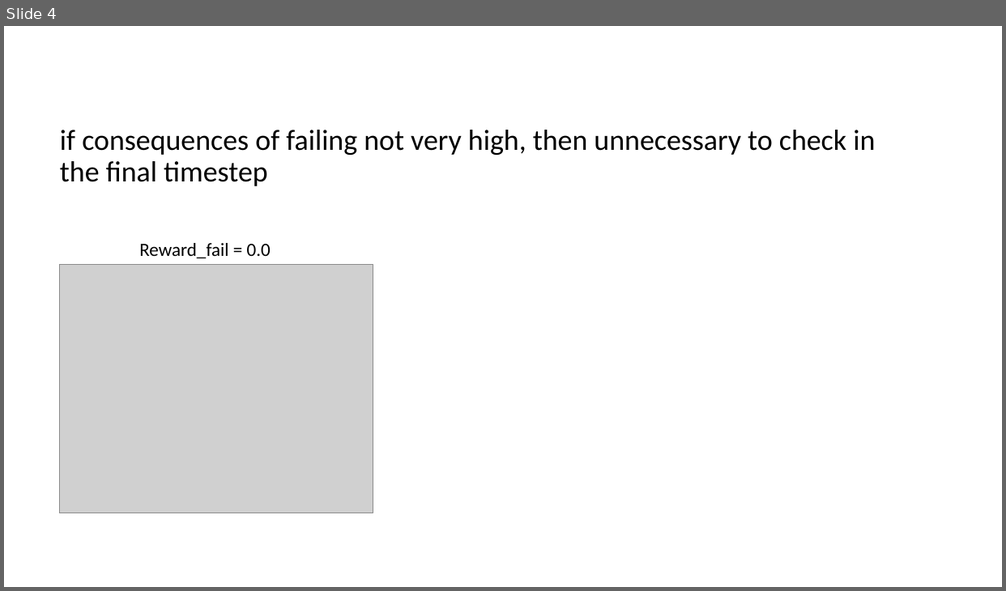
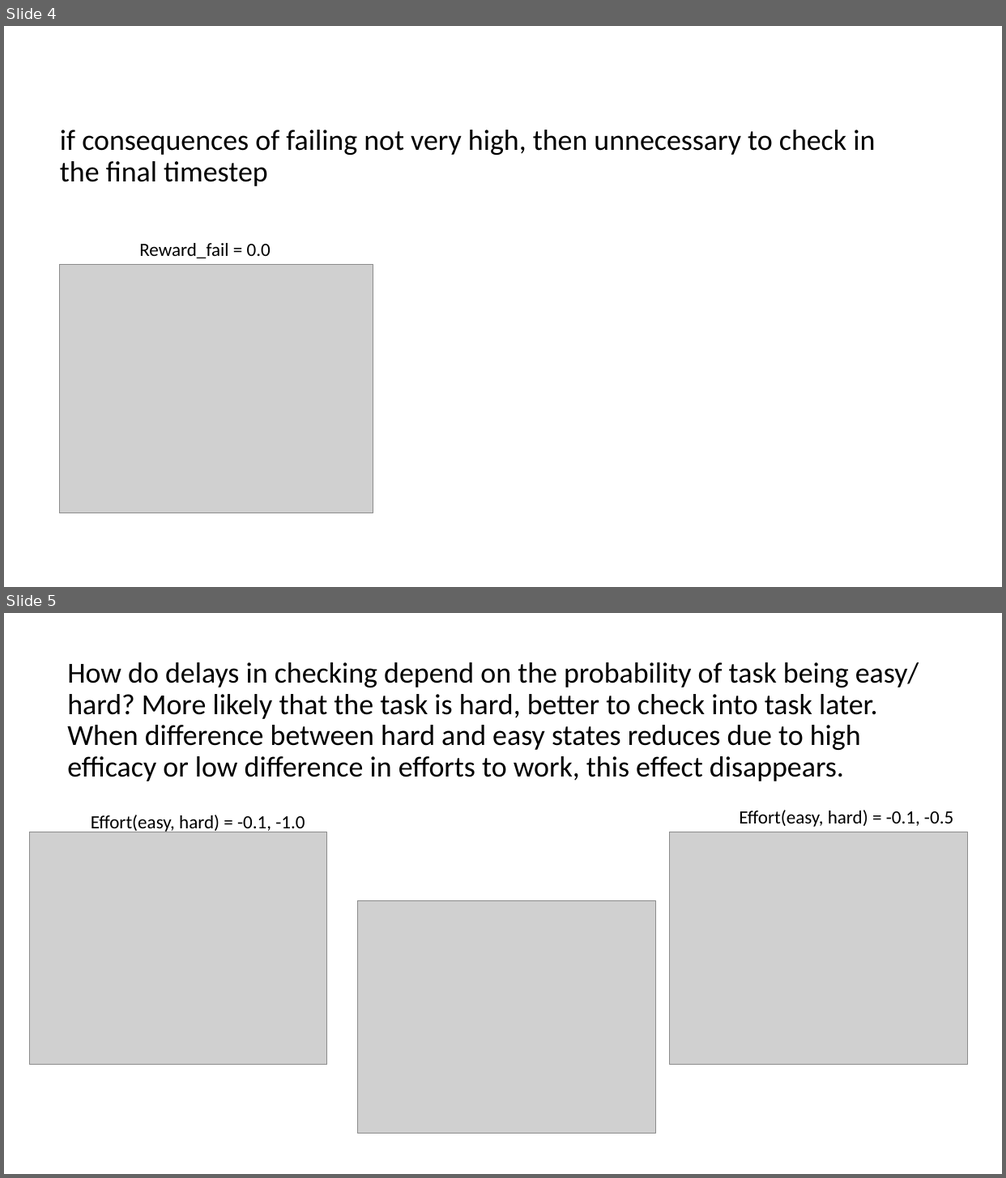
Before and after one commit to SahitiC/procrastination_code, a slide deck: results and plots/Planned _defections.pptx. Shown one above the other, each under a label of ours: slide 4 before the commit, slides 4 and 5 after it. The pictures are 1006x591 and 1006x1178 pixels, drawn with LibreOffice and Linux fonts; fonts in the diff are those of the drawing; grey boxes stand for pictures. Boxes give left, top, right and bottom in pixels: in the first picture for what was removed or moved away, otherwise in the second. Text is boxed around its words. In the diff, an @@ line names an element or a change of style, - is before the commit and + after.

Commit message:
plotting effect of difficulty probability on planned defections

```diff
--- a/results and plots/Planned _defections.pptx
+++ b/results and plots/Planned _defections.pptx
@@ slide 5 added at [4,613,1002,1174], background #FFFFFF @@
@@ text added at [67,662,919,781], 28 pt, text #000000 @@
+How do delays in checking depend on the probability of task being easy/ hard? More likely that the task is hard, better to check into task later. When difference between hard and easy states reduces due to high efficacy or low difference in efforts to work, this effect disappears.
@@ text added at [91,815,305,833], 18 pt, text #000000 @@
+Effort(easy, hard) = -0.1, -1.0
@@ text added at [739,810,953,827], 18 pt, text #000000 @@
+Effort(easy, hard) = -0.1, -0.5
@@ picture added at [29,833,327,1065] @@
@@ picture added at [670,833,967,1065] @@
@@ picture added at [358,901,656,1133] @@
```
Also in this commit, not shown: 1 slide changed, 1 other slide added, 1 slide removed, 5 other files.
